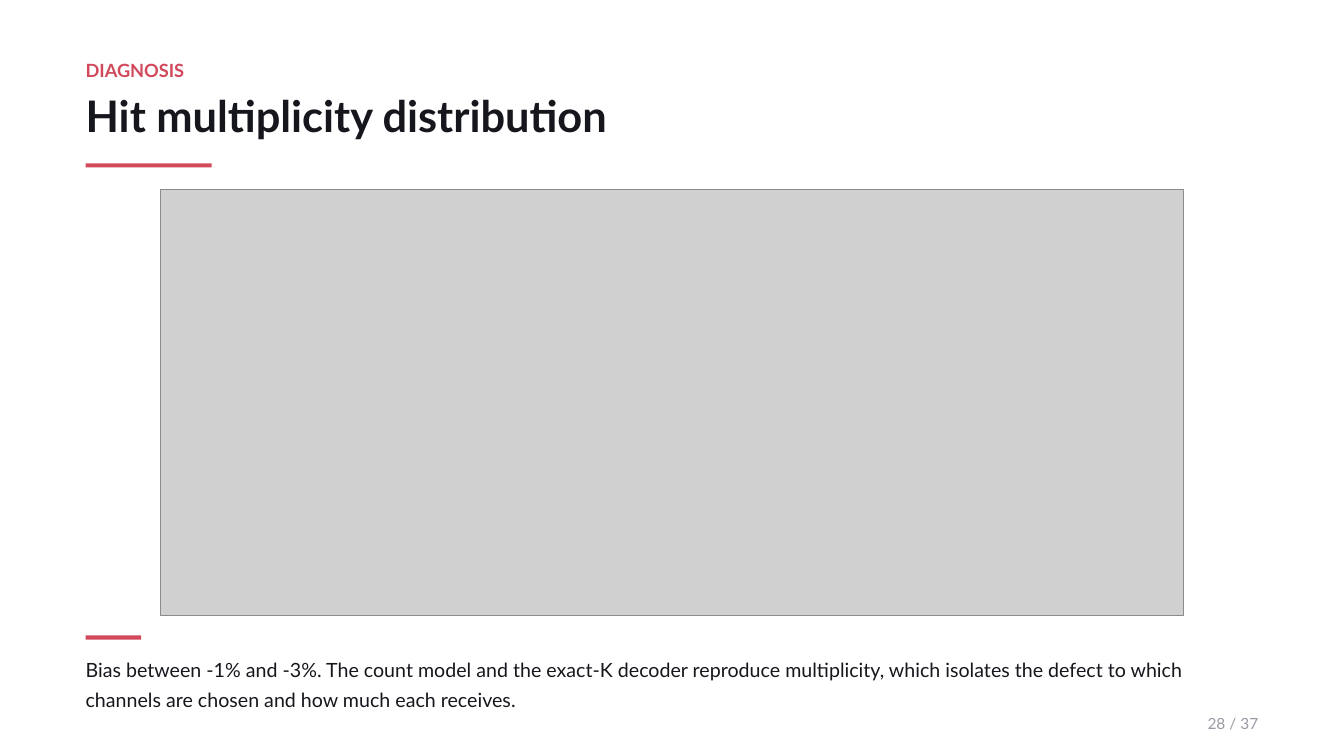
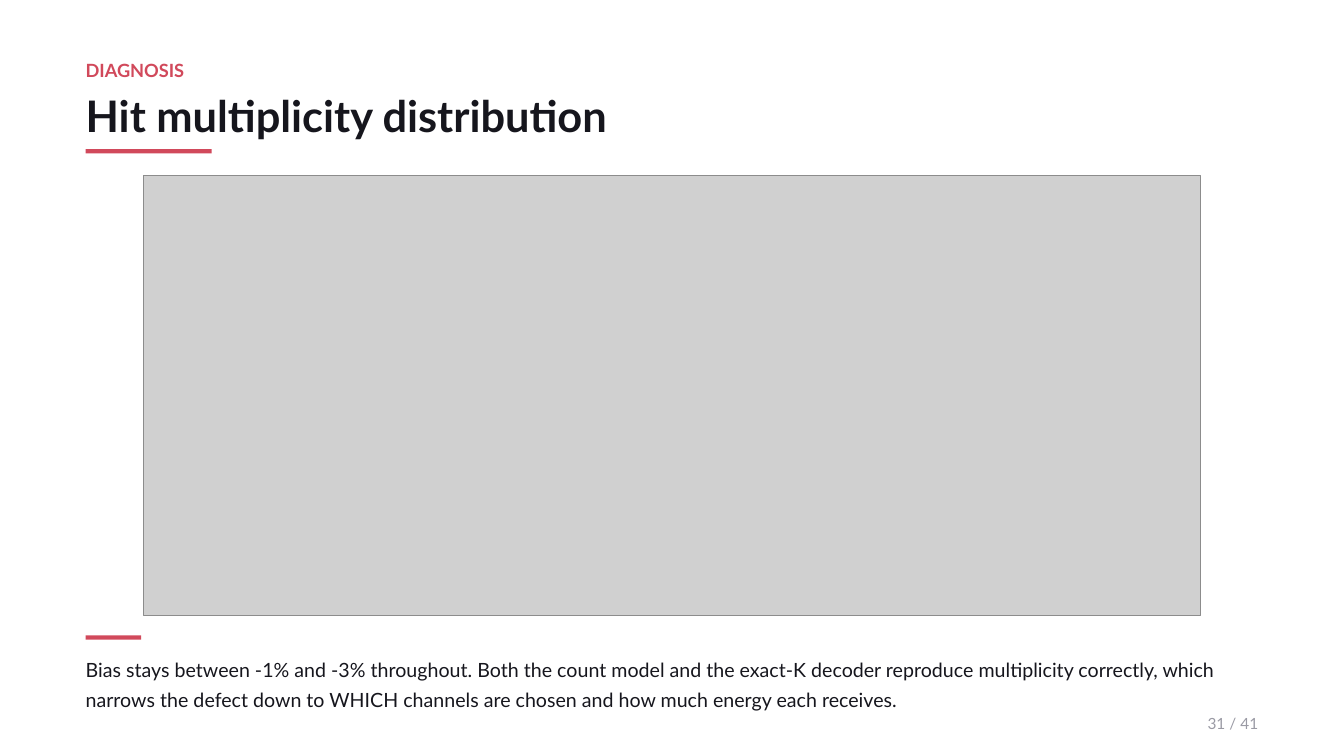
Before and after one commit to JulianAttemptsCoding/Fast-MC-CBSC, a slide deck: slide 31 of exhibition/c2st_20260728/CBSC_ZDC_FastMC_overview.pptx (slide 28 before the commit). Drawn at 1344x756 pixels with LibreOffice and Linux fonts; fonts in the diff are those of the drawing; grey boxes stand for pictures. Boxes give left, top, right and bottom in pixels: in the first picture for what was removed or moved away, otherwise in the second. Text is boxed around its words. In the diff, an @@ line names an element or a change of style, - is before the commit and + after.

```diff
--- a/exhibition/c2st_20260728/CBSC_ZDC_FastMC_overview.pptx
+++ b/exhibition/c2st_20260728/CBSC_ZDC_FastMC_overview.pptx
@@ rectangle: place and size @@
-rectangle at [86, 163, 212, 167]
+rectangle at [86, 149, 212, 153]
@@ picture: place and size @@
-picture at [160, 190, 1184, 615]
+picture at [143, 175, 1201, 615]
@@ text at [86, 662, 1214, 711]: text changed @@
-Bias between -1% and -3%. The count model and the exact-K decoder reproduce multiplicity, which isolates the defect to which channels are chosen and how much each receives.
+Bias stays between -1% and -3% throughout. Both the count model and the exact-K decoder reproduce multiplicity correctly, which narrows the defect down to WHICH channels are chosen and how much energy each receives.
@@ text at [1208, 718, 1258, 729]: text changed @@
-28 / 37
+31 / 41
```
Also in this commit, not shown: 18 other slides changed, 22 slides added, 18 slides removed, 12 other files.
